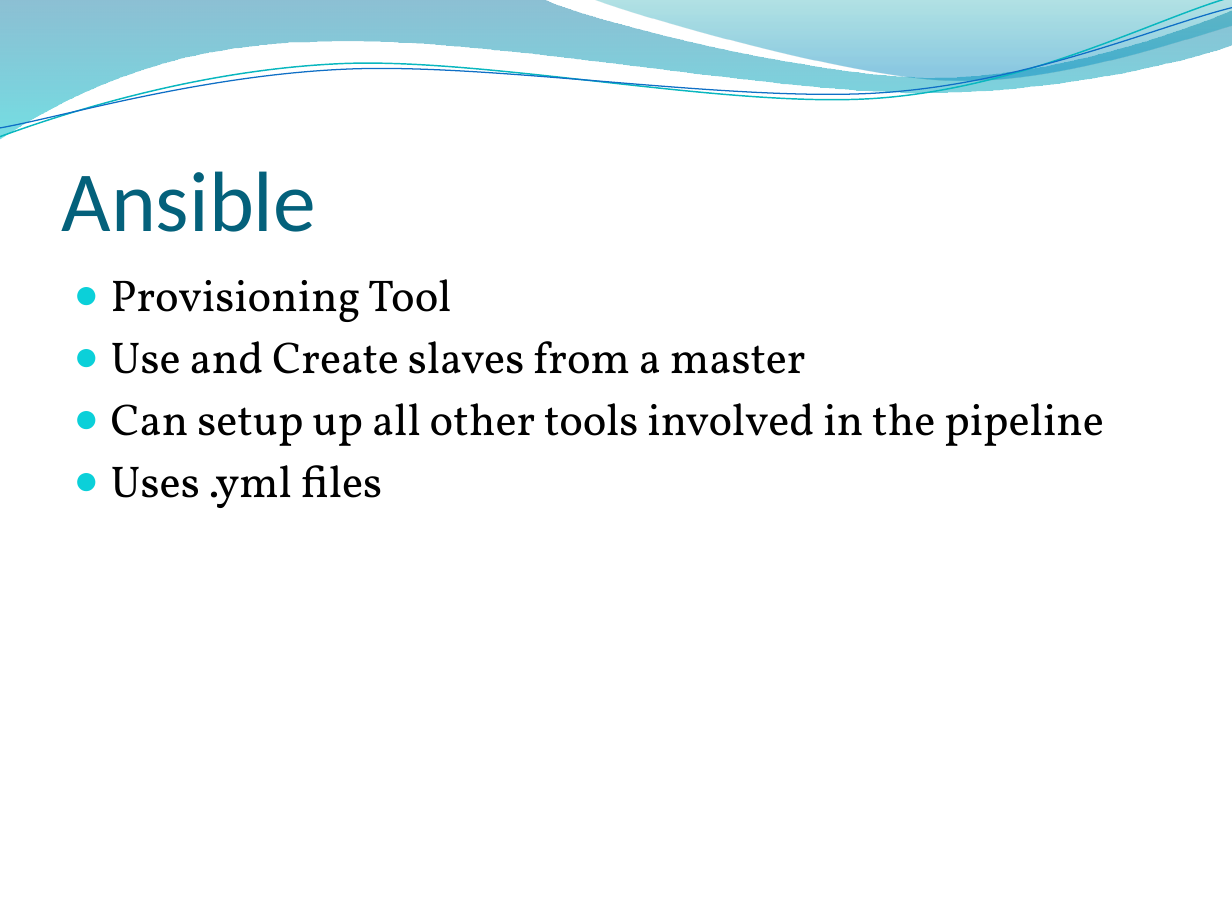
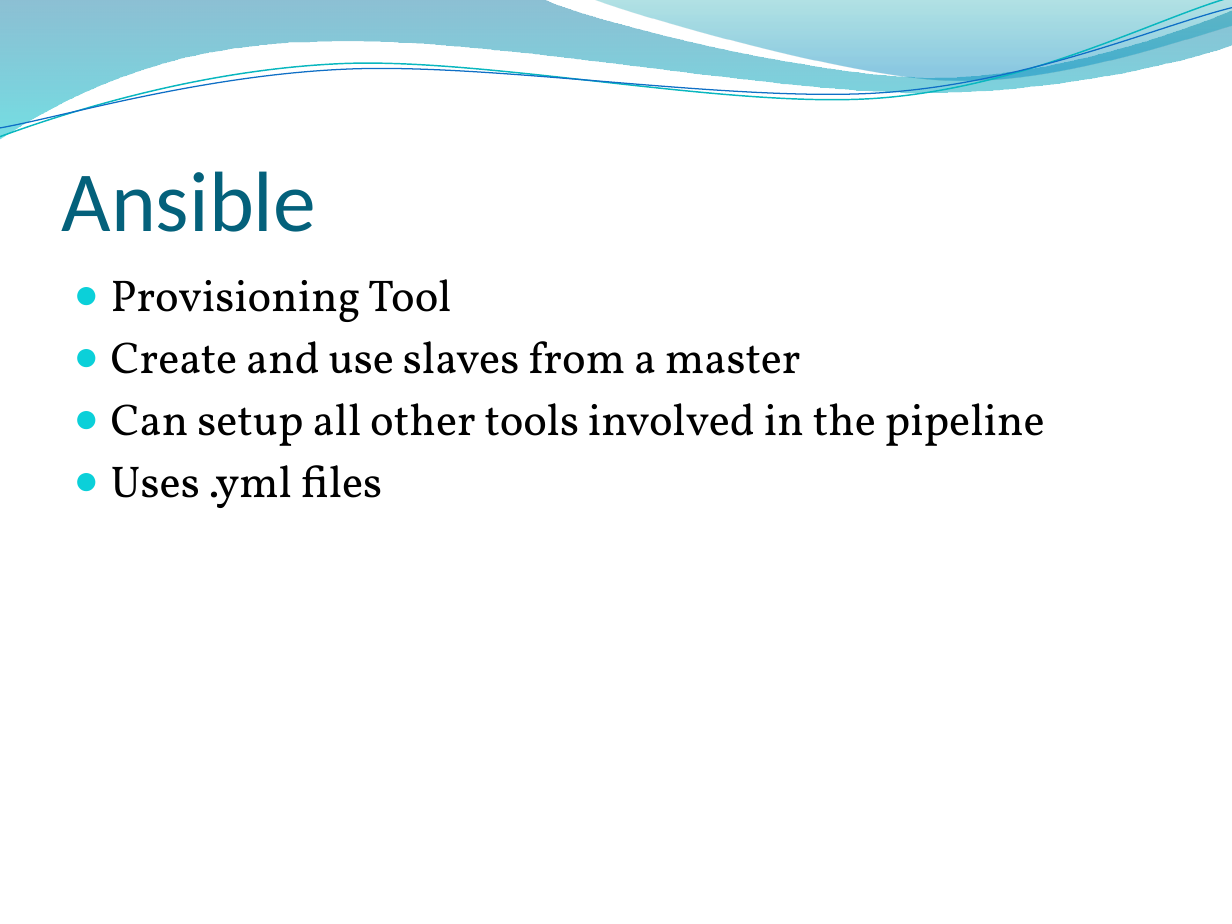
Before and after one commit to Brad94/Team2CIProject, a slide deck: slide 22 of Presentation.pptx (slide 20 before the commit). Drawn at 1232x924 pixels with LibreOffice and Linux fonts; fonts in the diff are those of the drawing; background and template pictures are left out. Boxes give left, top, right and bottom in pixels: in the first picture for what was removed or moved away, otherwise in the second. Text is boxed around its words. In the diff, an @@ line names an element or a change of style, - is before the commit and + after.

```diff
--- a/Presentation.pptx
+++ b/Presentation.pptx
@@ text at (x1=111, y1=341, x2=1045, y2=446): text changed @@
-● Use and Create slaves from a master
-● Can setup up all other tools involved in the pipeline
+● Create and use slaves from a master
+● Can setup all other tools involved in the pipeline
```
Also in this commit, not shown: 8 other slides changed, 5 slides added.
